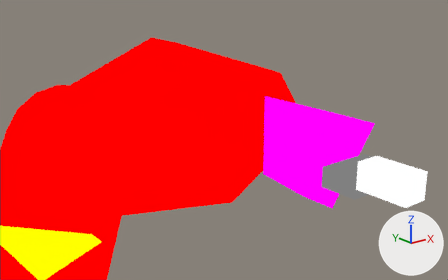
What one commit did to the Blender file assets-source/blender/dinos/therizinosaurus.blend.
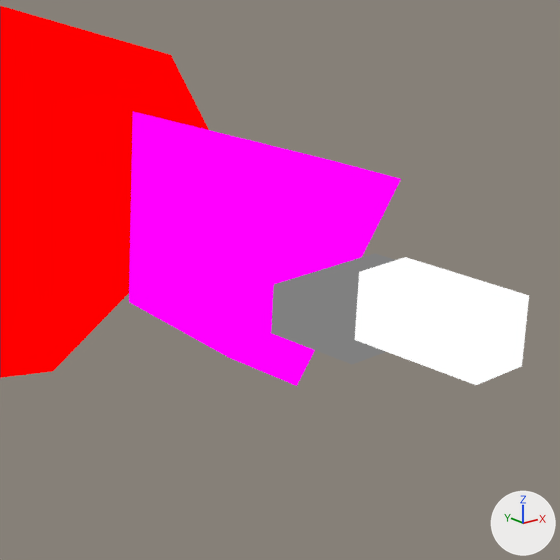
Each version is shown from a camera (50 mm lens) standing at (28.31, -26.48, 55.86) and looking at (40.35, -11.44, 49.84), then close up on the part from 47% to 98% of the width and 18% to 100% of the height. Arrows for +X, +Y and +Z are at lower right; the lights stay in place. The first two pictures are the older version.

Before the edit, the objects in view are built like this:
```python
me_dinotycoon_therizinosaurus_pose0_beak = bpy.data.meshes.new('DinoTycoon_therizinosaurus_Pose0_beak')
me_dinotycoon_therizinosaurus_pose0_beak.from_pydata(...)  # 8 vertices, 6 faces; spans x 48.0..54.0, y -7.0..-5.0, z 43.0..49.0
me_dinotycoon_therizinosaurus_pose0_beak.materials.append(mat_dinotycoon_role_w)  # pink #ff00ff
me_dinotycoon_therizinosaurus_pose0_eye = bpy.data.meshes.new('DinoTycoon_therizinosaurus_Pose0_eye')
me_dinotycoon_therizinosaurus_pose0_eye.from_pydata(...)  # a box spanning x 44.0..45.0, y -16.0..-14.0, z 48.0..49.0
me_dinotycoon_therizinosaurus_pose0_eye.materials.append(mat_dinotycoon_role_e)  # white #ffffff
me_dinotycoon_therizinosaurus_pose0_head = bpy.data.meshes.new('DinoTycoon_therizinosaurus_Pose0_head')
me_dinotycoon_therizinosaurus_pose0_head.from_pydata(...)  # 12 vertices, 8 faces; spans x 38.0..51.0, y -5.0..-3.0, z 44.0..52.0
me_dinotycoon_therizinosaurus_pose0_head.materials.append(mat_dinotycoon_role_b)  # red #ff0000
ob_dinotycoon_therizinosaurus_pose0_beak = bpy.data.objects.new('DinoTycoon_therizinosaurus_Pose0_beak', me_dinotycoon_therizinosaurus_pose0_beak)
ob_dinotycoon_therizinosaurus_pose0_beak.location = (0.0, 0.0, 0.0)
ob_dinotycoon_therizinosaurus_pose0_eye = bpy.data.objects.new('DinoTycoon_therizinosaurus_Pose0_eye', me_dinotycoon_therizinosaurus_pose0_eye)
ob_dinotycoon_therizinosaurus_pose0_eye.location = (0.0, 0.0, 0.0)
ob_dinotycoon_therizinosaurus_pose0_head = bpy.data.objects.new('DinoTycoon_therizinosaurus_Pose0_head', me_dinotycoon_therizinosaurus_pose0_head)
ob_dinotycoon_therizinosaurus_pose0_head.location = (0.0, 0.0, 0.0)
# also in view: 'DinoTycoon_therizinosaurus_Pose0_mouth' at (50.5, -9.0, 45.5)
```
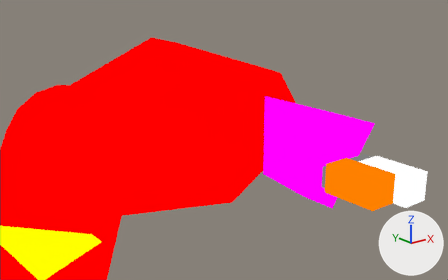
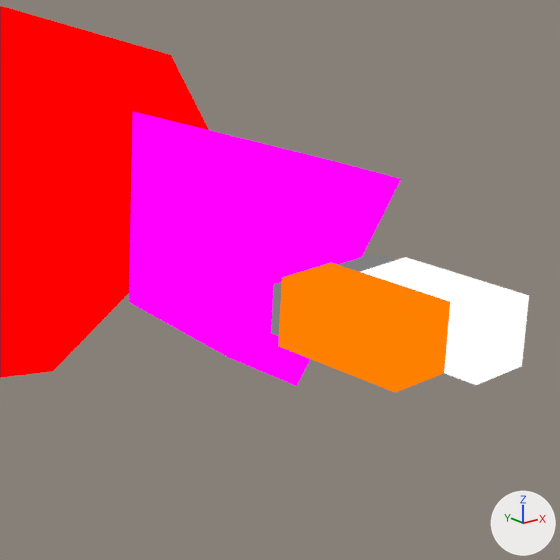
Location of each change, (x1, y1, x2, y2) in pixels of the close-ups (560 x 560 px):
'DinoTycoon_therizinosaurus_Pose0_eye_white', added (orange): after (278, 263, 450, 393)
'DinoTycoon_therizinosaurus_Pose0_mouth', unchanged, covered by the edit: before (271, 253, 395, 364); after (271, 253, 395, 336)

The change, as a list of edits to the scene's bpy script:
```text
Add mat_dinotycoon_role_y:
    mat_dinotycoon_role_y = emission_material('DinoTycoon_Role_Y')
    mat_dinotycoon_role_y.base_color = (1.0, 0.216, 0.0)  # orange #ff8000
Add me_dinotycoon_therizinosaurus_pose0_eye_white:
    me_dinotycoon_therizinosaurus_pose0_eye_white.from_pydata(...)  # a box spanning x 43.0..44.0, y -15.5..-13.5, z 48.0..49.0
    me_dinotycoon_therizinosaurus_pose0_eye_white.materials.append(mat_dinotycoon_role_y)  # orange #ff8000
Add ob_dinotycoon_therizinosaurus_pose0_eye_white:
    ob_dinotycoon_therizinosaurus_pose0_eye_white = bpy.data.objects.new('DinoTycoon_therizinosaurus_Pose0_eye_white', me_dinotycoon_therizinosaurus_pose0_eye_white)
    ob_dinotycoon_therizinosaurus_pose0_eye_white.location = (0.0, 0.0, 0.0)
```
